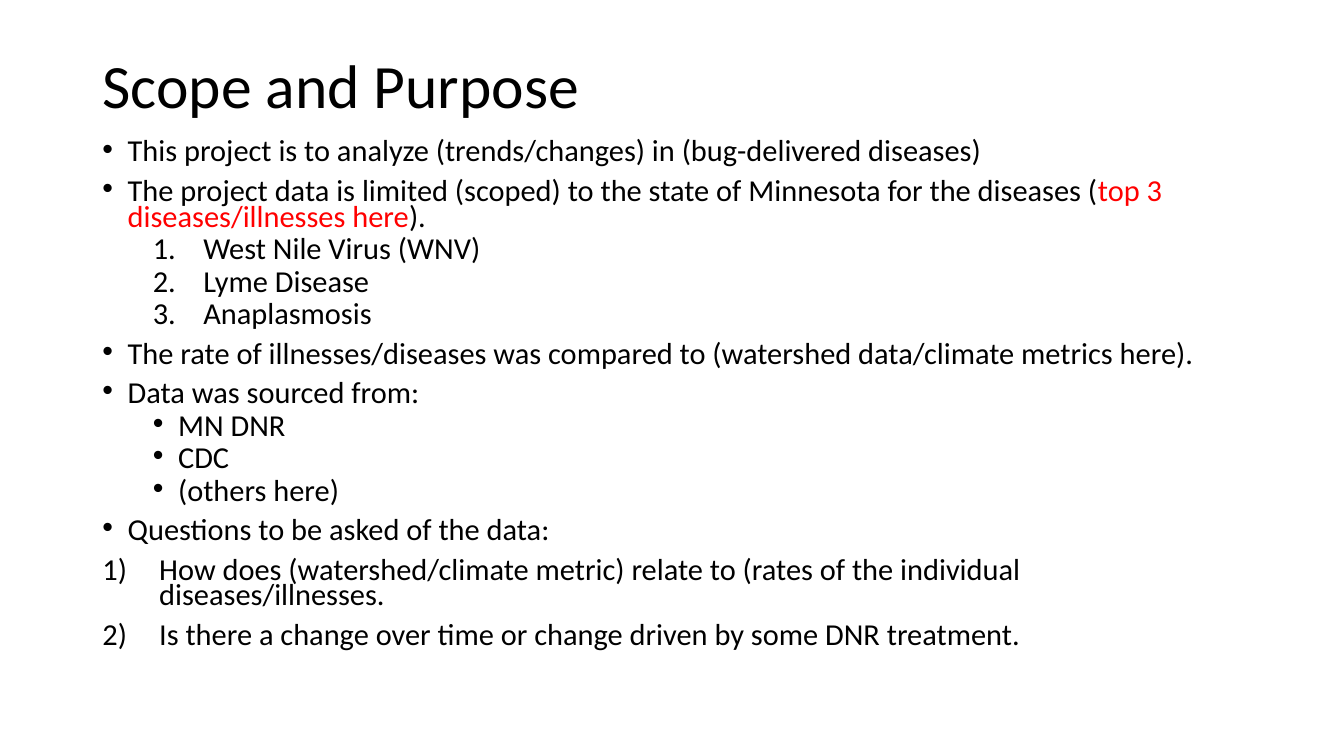
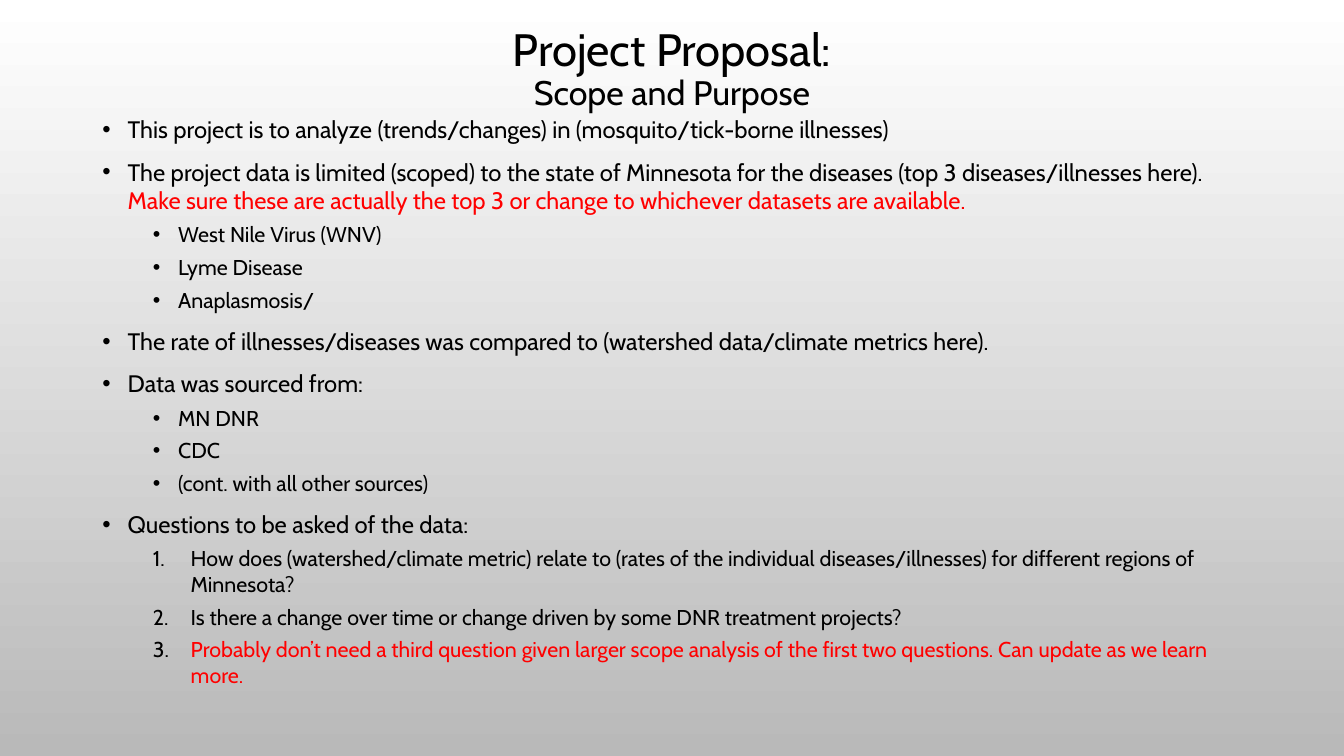
Before and after one commit to Evdawg/Project_3_Mosquito-borne_Diseases, a slide deck: slide 2 of Project_3_proposal.pptx (slide 4 before the commit). Drawn at 1344x756 pixels with LibreOffice and Linux fonts; fonts in the diff are those of the drawing; background and template pictures are left out. Boxes give left, top, right and bottom in pixels: in the first picture for what was removed or moved away, otherwise in the second. Text is boxed around its words. In the diff, an @@ line names an element or a change of style, - is before the commit and + after.

```diff
--- a/Project_3_proposal.pptx
+++ b/Project_3_proposal.pptx
@@ background #FFFFFF to picture (left out) @@
@@ title at <box>513,32,831,113</box>: text changed; size 44 to 32.4 pt; font Calibri to Cabin @@
-Scope and Purpose
+Project Proposal:
+Scope and Purpose
@@ text "This project is to analyze ...": place and size @@
-text "This project is to analyze ..." at <box>128,139,1193,651</box>
+text "This project is to analyze ..." at <box>128,120,1207,683</box>
@@ text "This project is to analyze ..." at <box>128,120,1207,683</box>: vertical alignment top to middle @@
@@ text at <box>128,120,1202,215</box>: text changed; size 21.7 to 17 pt; font Calibri to Cabin @@
-• This project is to analyze (trends/changes) in (bug-delivered diseases)
-• The project data is limited (scoped) to the state of Minnesota for the diseases (top 3 diseases/illnesses here).
+• This project is to analyze (trends/changes) in (mosquito/tick-borne illnesses)
+• The project data is limited (scoped) to the state of Minnesota for the diseases (top 3 diseases/illnesses here). Make sure these are actually the top 3 or change to whichever datasets are available.
@@ text at <box>128,226,988,534</box>: size 21.7 to 15.3 pt in "West Nile Virus (WNV)", "Lyme Disease", "MN DNR", "CDC"; font Calibri to Cabin in "West Nile Virus (WNV)", "Lyme Disease", "The rate of illnesses/diseases was compared to ...", "Data was sourced from:" and 3 more places; size 21.7 to 17 pt in "The rate of illnesses/diseases was compared to ...", "Data was sourced from:", "Questions to be asked of the data:"; bullet 1. to •; line spacing 0.7 to 1 @@
@@ text at <box>178,292,314,314</box>: text changed; size 21.7 to 15.3 pt; font Calibri to Cabin @@
-  3. Anaplasmosis
+  • Anaplasmosis/
@@ text at <box>178,475,428,494</box>: text changed; size 21.7 to 15.3 pt; font Calibri to Cabin @@
-  • (others here)
+  • (cont. with all other sources)
@@ text at <box>191,550,1207,683</box>: text changed; size 21.7 to 15.3 pt; font Calibri to Cabin @@
-1) How does (watershed/climate metric) relate to (rates of the individual diseases/illnesses.
-2) Is there a change over time or change driven by some DNR treatment.
+  1. How does (watershed/climate metric) relate to (rates of the individual diseases/illnesses) for different regions of Minnesota?
+  2. Is there a change over time or change driven by some DNR treatment projects?
+  3. Probably don’t need a third question given larger scope analysis of the first two questions. Can update as we learn more.
```
Also in this commit, not shown: 2 other slides changed, 4 slides added, 2 slides removed.
